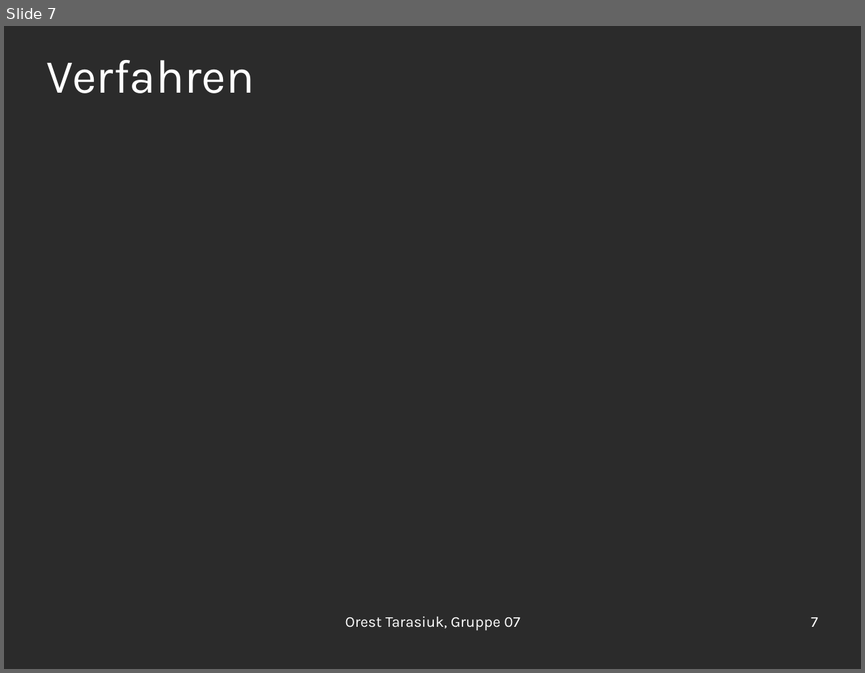
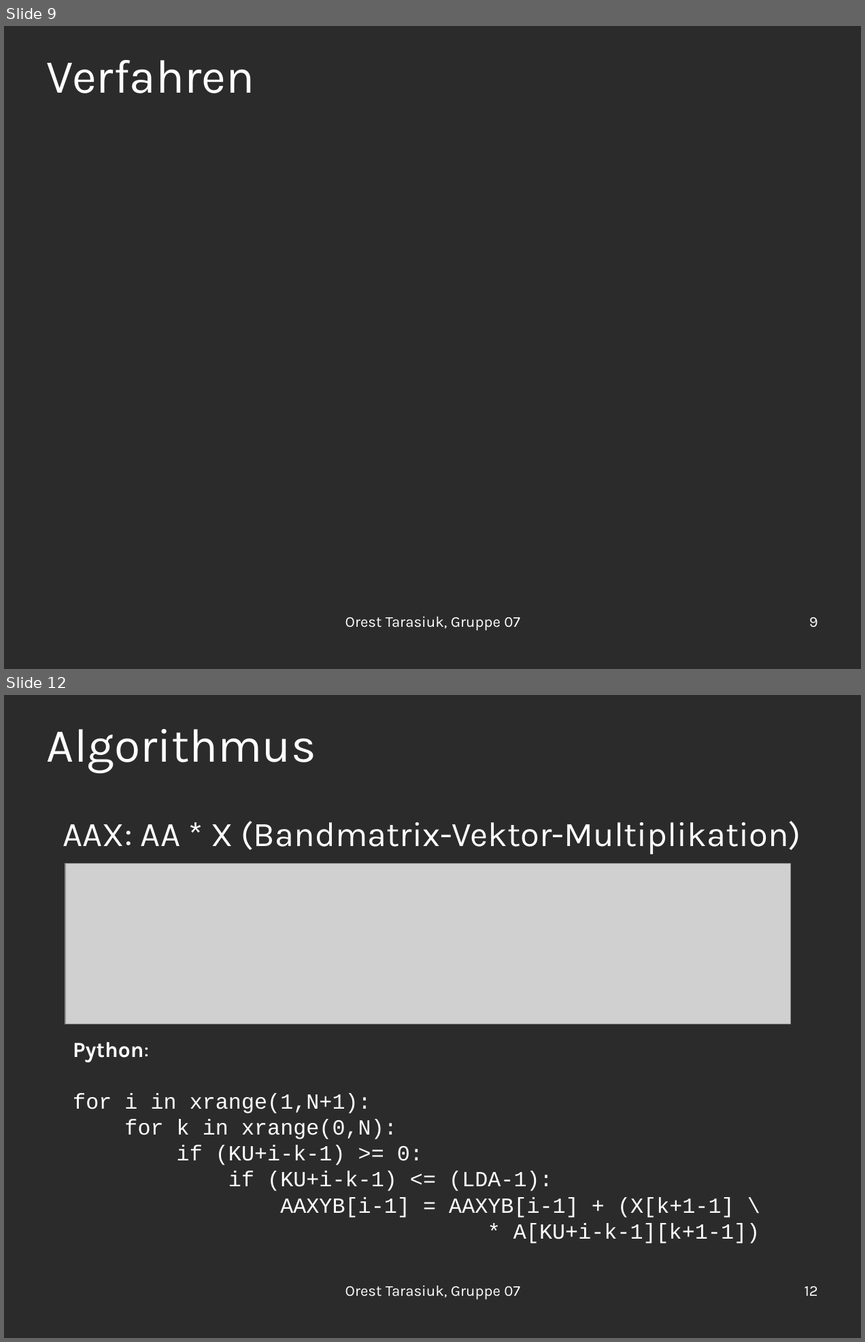
Before and after one commit to OrestTa/etip, a slide deck: Projekt2/Vortrag/vortrag2.odp. Shown one above the other, each under a label of ours: slide 7 before the commit, slides 9 and 12 after it; the slides between them are not shown. The pictures are 865x673 and 865x1342 pixels, drawn with LibreOffice and Linux fonts; fonts in the diff are those of the drawing; grey boxes stand for pictures; background and template pictures are left out; a plain dark background stands for a picture behind light text. Boxes give left, top, right and bottom in pixels: in the first picture for what was removed or moved away, otherwise in the second. Text is boxed around its words. In the diff, an @@ line names an element or a change of style, - is before the commit and + after.

```diff
--- a/Projekt2/Vortrag/vortrag2.odp
+++ b/Projekt2/Vortrag/vortrag2.odp
@@ slide 12 added at (4, 695, 861, 1338), background picture (left out) @@
@@ title added at (47, 729, 316, 773), 44 pt, text #FFFFFF @@
+Algorithmus
@@ subtitle added at (62, 821, 801, 854), 32 pt, text #FFFFFF @@
+AAX: AA * X (Bandmatrix-Vektor-Multiplikation)
@@ picture added at (65, 864, 791, 1025) @@
@@ text added at (73, 1042, 759, 1243), 20 pt, text #FFFFFF @@
+Python:
+for i in xrange(1,N+1):
+for k in xrange(0,N):
+if (KU+i-k-1) >= 0:
+if (KU+i-k-1) <= (LDA-1):
+AAXYB[i-1] = AAXYB[i-1] + (X[k+1-1] \
+* A[KU+i-k-1][k+1-1])
@@ text added at (345, 1285, 520, 1300), 14 pt, text #FFFFFF @@
+Orest Tarasiuk, Gruppe 07
@@ page number added at (804, 1286, 818, 1295), 14 pt, text #FFFFFF @@
+12
@@ what was slide 7 is now slide 9 @@
@@ page number at (809, 617, 818, 627): text changed @@
-7
+9
```
Also in this commit, not shown: 8 slides changed, 2 other slides added.
